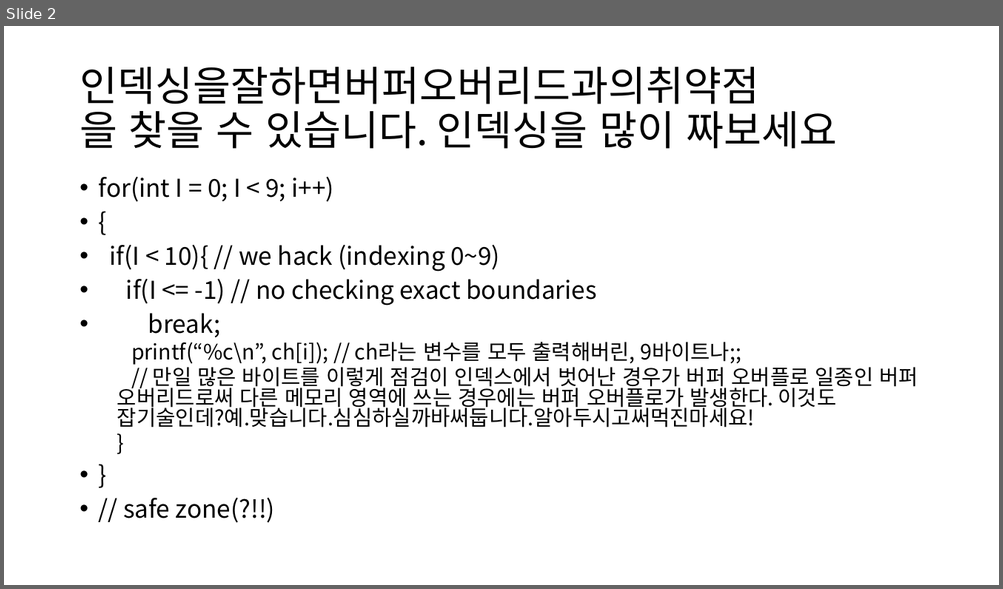
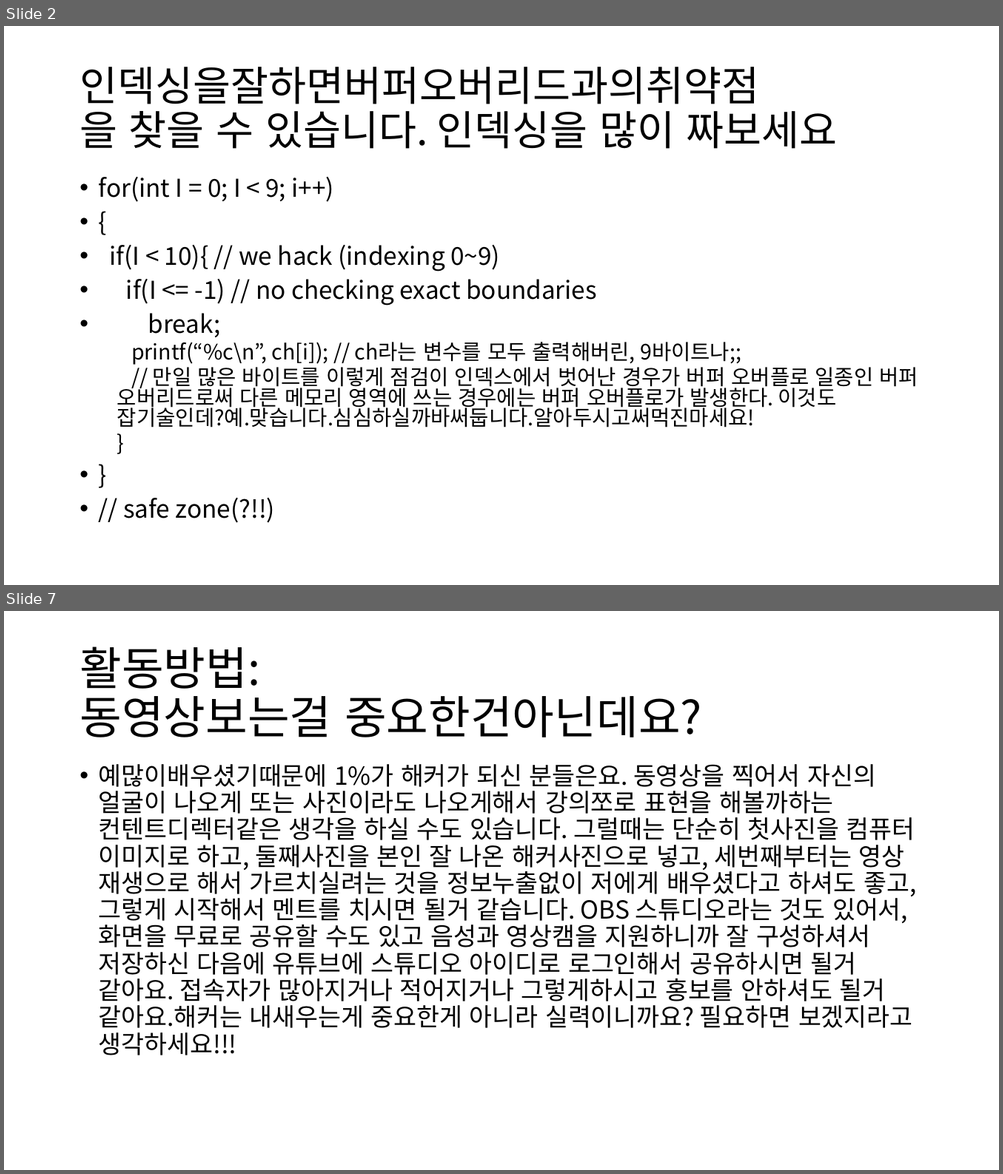
Before and after one commit to tkopppop/CveSs, a slide deck: 바이너리디핑론과부가적해킹기법들소개.pptx. Shown one above the other, each under a label of ours: slide 2 before the commit, slides 2 and 7 after it; the slides between them are not shown. The pictures are 1003x589 and 1003x1174 pixels, drawn with LibreOffice and Linux fonts; fonts in the diff are those of the drawing. Boxes give left, top, right and bottom in pixels: in the first picture for what was removed or moved away, otherwise in the second. Text is boxed around its words. In the diff, an @@ line names an element or a change of style, - is before the commit and + after.

```diff
--- a/바이너리디핑론과부가적해킹기법들소개.pptx
+++ b/바이너리디핑론과부가적해킹기법들소개.pptx
@@ slide 7 added at (4,611,999,1170), background #FFFFFF @@
@@ title added at (79,647,702,738), 44 pt, text #000000 @@
+활동방법:
+동영상보는걸 중요한건아닌데요?
@@ text added at (99,764,916,1056), 24 pt, text #000000 @@
+• 예많이배우셨기때문에 1%가 해커가 되신 분들은요. 동영상을 찍어서 자신의 얼굴이 나오게 또는 사진이라도 나오게해서 강의쪼로 표현을 해볼까하는 컨텐트디렉터같은 생각을 하실 수도 있습니다. 그럴때는 단순히 첫사진을 컴퓨터 이미지로 하고, 둘째사진을 본인 잘 나온 해커사진으로 넣고, 세번째부터는 영상 재생으로 해서 가르치실려는 것을 정보누출없이 저에게 배우셨다고 하셔도 좋고, 그렇게 시작해서 멘트를 치시면 될거 같습니다. OBS 스튜디오라는 것도 있어서, 화면을 무료로 공유할 수도 있고 음성과 영상캠을 지원하니까 잘 구성하셔서 저장하신 다음에 유튜브에 스튜디오 아이디로 로그인해서 공유하시면 될거 같아요. 접속자가 많아지거나 적어지거나 그렇게하시고 홍보를 안하셔도 될거 같아요.해커는 내새우는게 중요한게 아니라 실력이니까요? 필요하면 보겠지라고 생각하세요!!!
```
Also in this commit, not shown: 2 slides changed, 5 other slides added.
